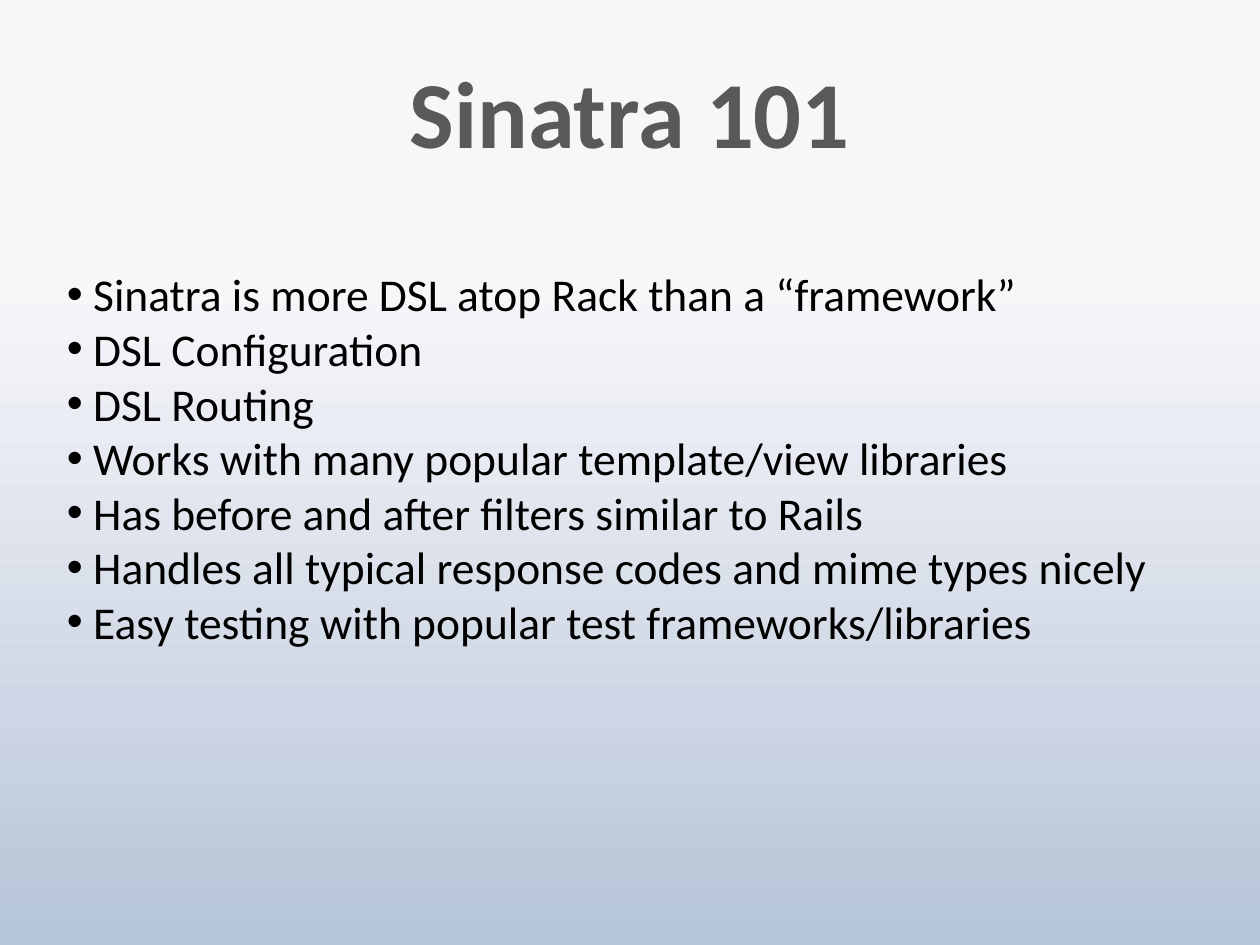
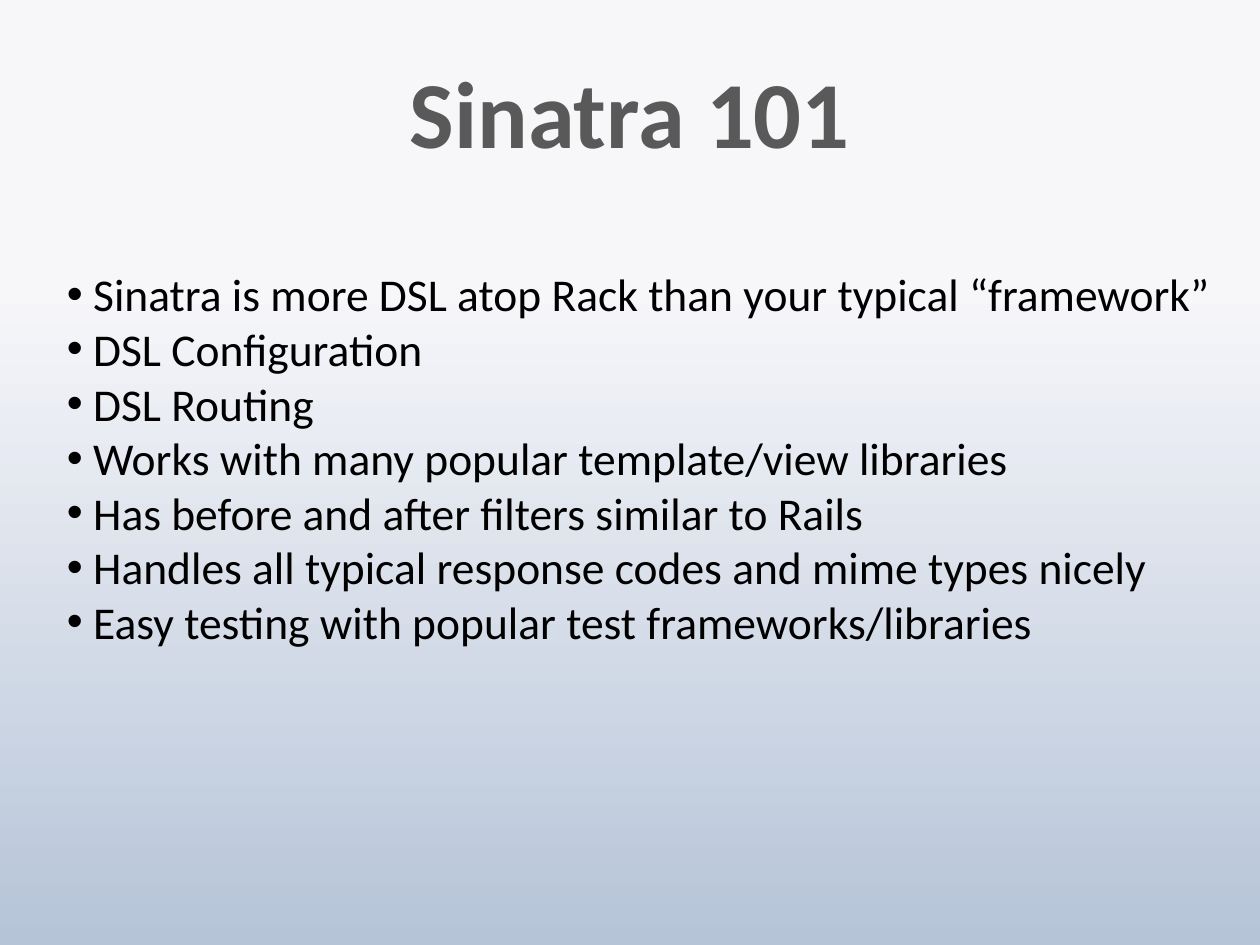
Before and after one commit to techwhizbang/sinatra_slideshow, a slide deck: slide 4 of sinatra.pptx. Drawn at 1260x945 pixels with LibreOffice and Linux fonts; fonts in the diff are those of the drawing. Boxes give left, top, right and bottom in pixels: in the first picture for what was removed or moved away, otherwise in the second. Text is boxed around its words. In the diff, an @@ line names an element or a change of style, - is before the commit and + after.

```diff
--- a/sinatra.pptx
+++ b/sinatra.pptx
@@ text at (93, 278, 1209, 319): text changed @@
-• Sinatra is more DSL atop Rack than a “framework”
+• Sinatra is more DSL atop Rack than your typical “framework”
```
Also in this commit, not shown: 8 other slides changed, 2 slides added.
